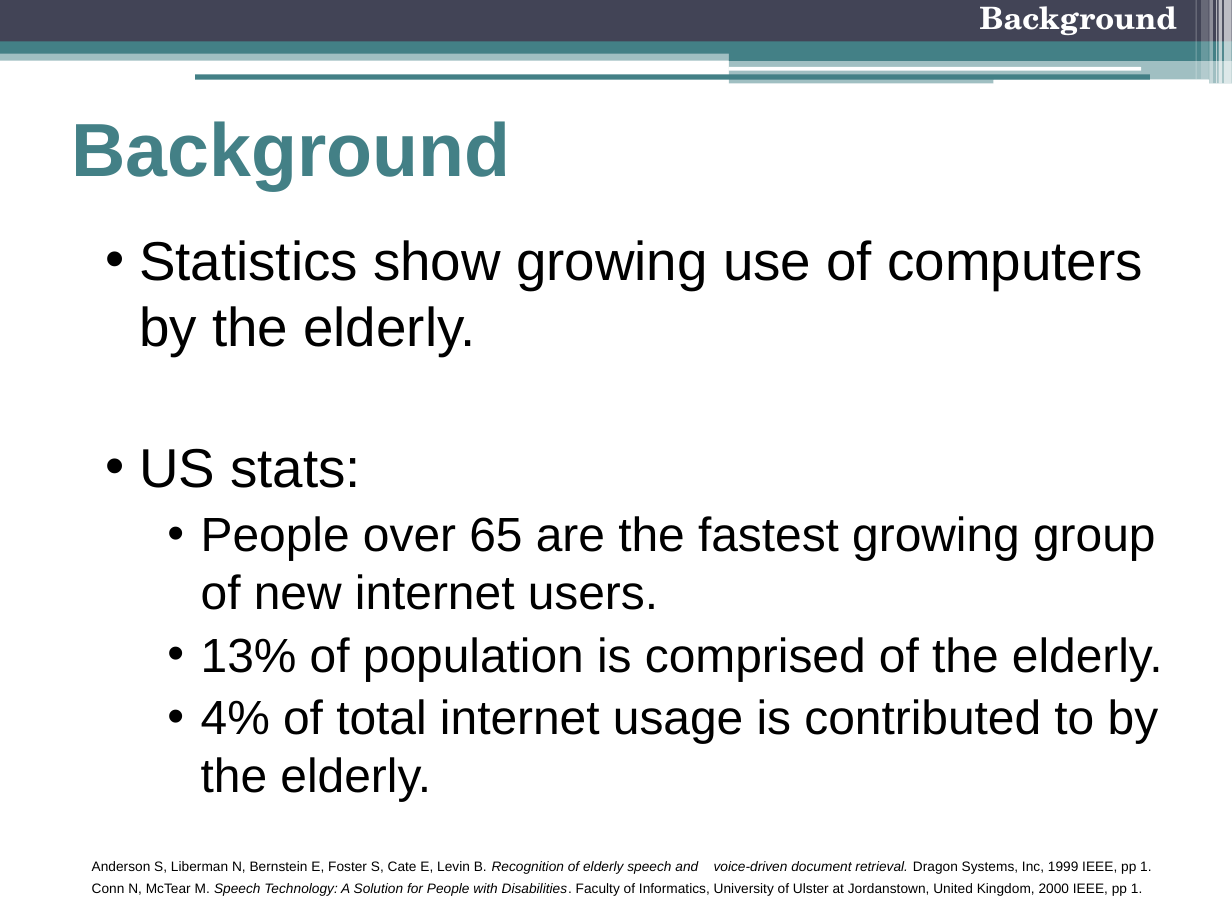
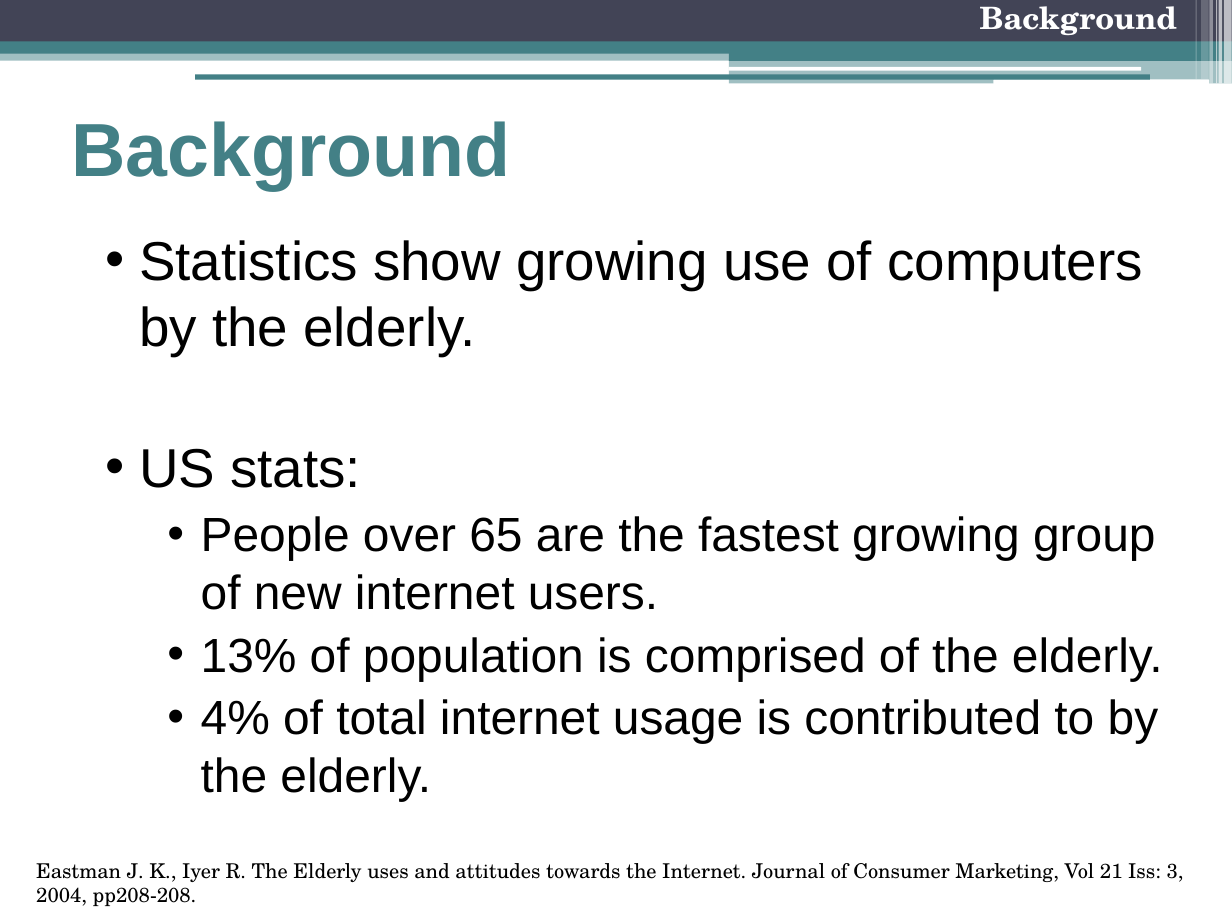
Before and after one commit to freecole/Lab-project, a slide deck: slide 3 of Presentation/6 Nov/Final Presentation.pptx. Drawn at 1232x924 pixels with LibreOffice and Linux fonts; fonts in the diff are those of the drawing. Boxes give left, top, right and bottom in pixels: in the first picture for what was removed or moved away, otherwise in the second. Text is boxed around its words. In the diff, an @@ line names an element or a change of style, - is before the commit and + after.

```diff
--- a/Presentation/6 Nov/Final Presentation.pptx
+++ b/Presentation/6 Nov/Final Presentation.pptx
@@ text at (36,863,1184,906): text changed; size 8 to 11.9 pt; font Arial to TeX Gyre Schola @@
-  Anderson S, Liberman N, Bernstein E, Foster S, Cate E, Levin B. Recognition of elderly speech and voice-driven document retrieval. Dragon Systems, Inc, 1999 IEEE, pp 1.
-  Conn N, McTear M. Speech Technology: A Solution for People with Disabilities. Faculty of Informatics, University of Ulster at Jordanstown, United Kingdom, 2000 IEEE, pp 1.
+Eastman J. K., Iyer R. The Elderly uses and attitudes towards the Internet. Journal of Consumer Marketing, Vol 21 Iss: 3, 2004, pp208-208.
```
Also in this commit, not shown: 1 other slide changed.
